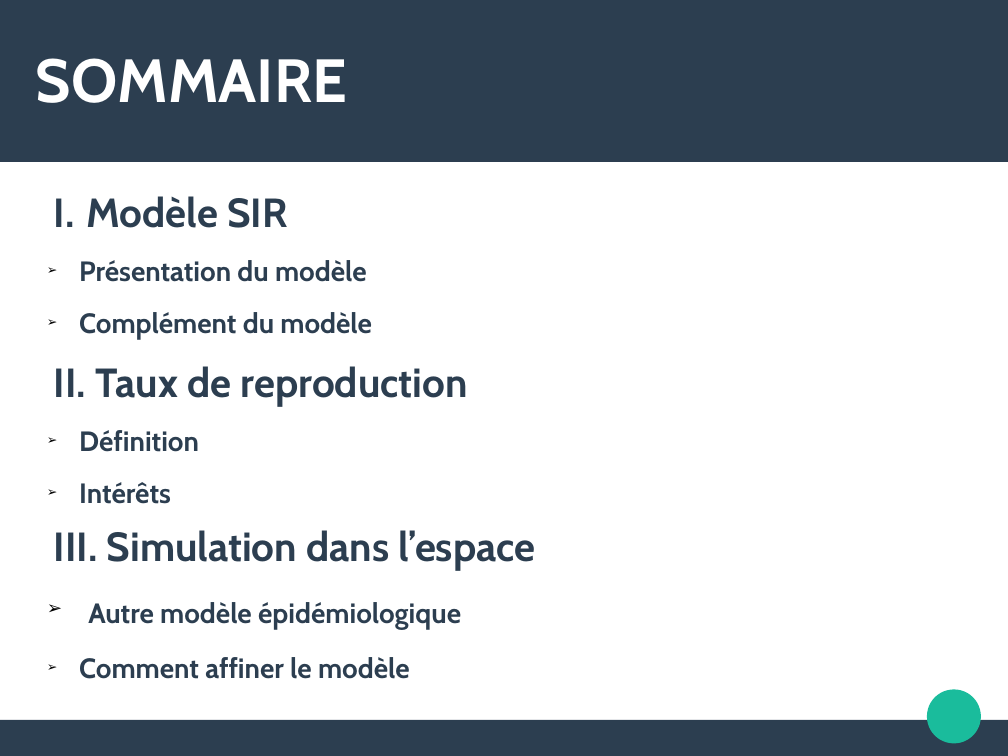
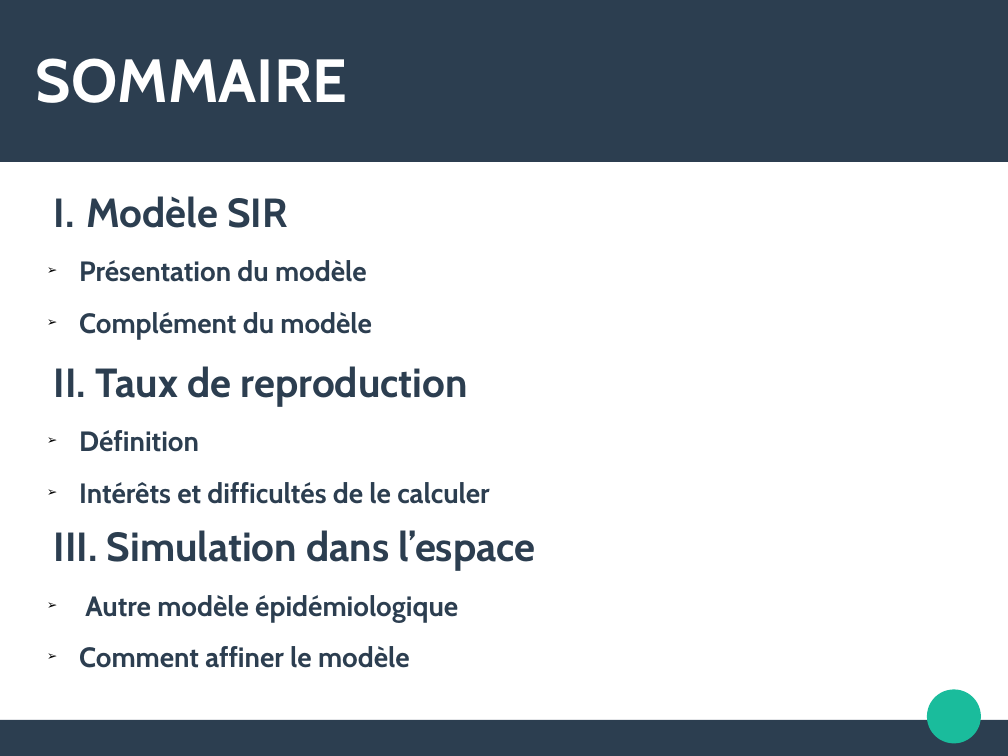
Before and after one commit to Alexia57/TIPE-2021-MP, a slide deck: slide 3 of Tipe_presentation.odp (slide 2 before the commit). Drawn at 1008x756 pixels with LibreOffice and Linux fonts; fonts in the diff are those of the drawing. Boxes give left, top, right and bottom in pixels: in the first picture for what was removed or moved away, otherwise in the second. Text is boxed around its words. In the diff, an @@ line names an element or a change of style, - is before the commit and + after.

```diff
--- a/Tipe_presentation.odp
+++ b/Tipe_presentation.odp
@@ text at (79,482,490,504): text changed @@
-➢ Intérêts
+➢ Intérêts et difficultés de le calculer
@@ text at (85,595,458,622): line spacing 0.9 to 1 @@
```
Also in this commit, not shown: 2 other slides changed, 4 slides added, 2 slides removed, 12 other files.
